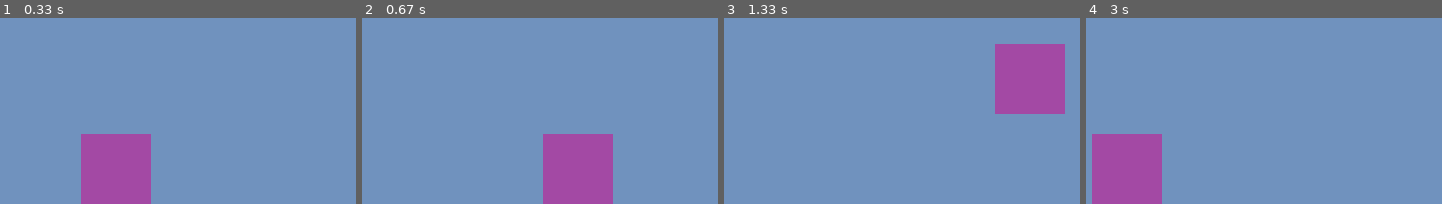
Above: before the commit, frames 1-4 (left to right).
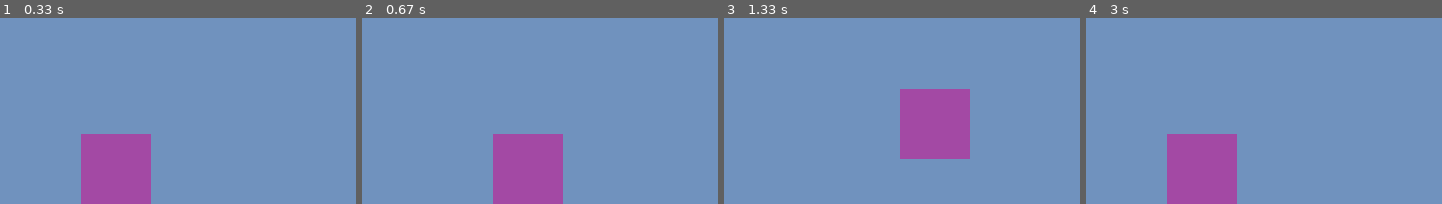
Above: after the commit, the same moments.

Repository: lcy923/python_practice_1
Game: pygame game, started from pygame_basic/1_create_frame.py
Same seed, same stepped clock (60 frames per second), same inputs: the game is played once before the commit and once after it.
Inputs:
- Up to frame 1 (0.33 s): no input
- Up to frame 2 (0.67 s): hold Right from 0.33 s (still down)
- Up to frame 3 (1.33 s): release Right at 0.8 s; hold Up 0.83-1.13 s; hold Right from 1.17 s (still down)
- Up to frame 4 (3 s): release Right at 1.63 s; hold Left 1.67-2.2 s; hold Down 2.23-2.53 s; hold Left 2.57-2.97 s

Frame 1 is identical in both runs. In frame 2, 11% of the frame differs, in the area x 36-71%, y 62-100%; in frame 3, 15%, in the area x 49-96%, y 13-76%; in frame 4, 15%.

Commit message:
Adding keyboard event

Diff:
--- a/pygame_basic/1_create_frame.py
+++ b/pygame_basic/1_create_frame.py
@@ -12,6 +12,9 @@
 #화면 타이틀 설정
 pygame.display.set_caption("Easy Game") #게임 이름
 ###여기까지만 하면 화면이 떴다가 바로 사라짐
+
+#FPS
+clock = pygame.time.Clock()
 
 #배경 이미지
 background = pygame.image.load("C:/Users/user/Desktop/PythonWorkspace/pygame_basic/backcolor.png")
@@ -31,6 +34,7 @@
 #이벤트 루프
 running = True  #게임이 진행중인가?
 while running:
+    dt = clock.tick(30)                 #게임화면의 초당 프레임 수를 설정
     for event in pygame.event.get():    #어떤 이벤트가 발생하였는가?
         if event.type == pygame.QUIT:   #창닫기 이벤트가 발생했는가?
             running = False             #게임이 진행중이 아님
